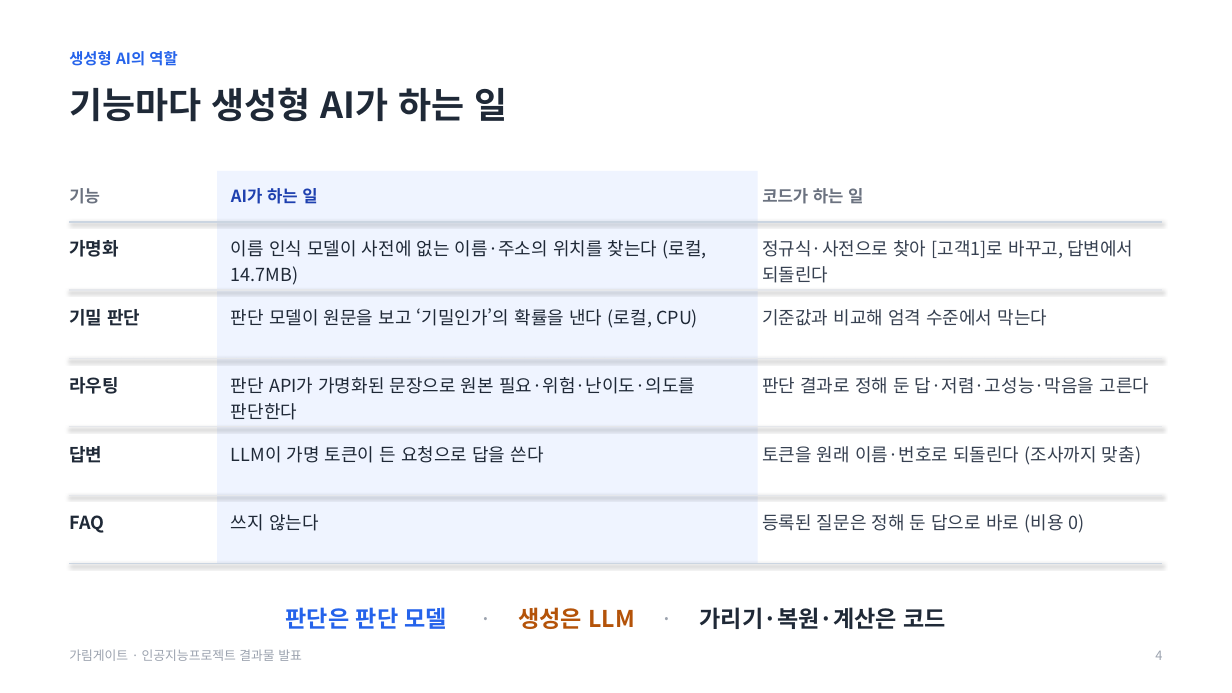
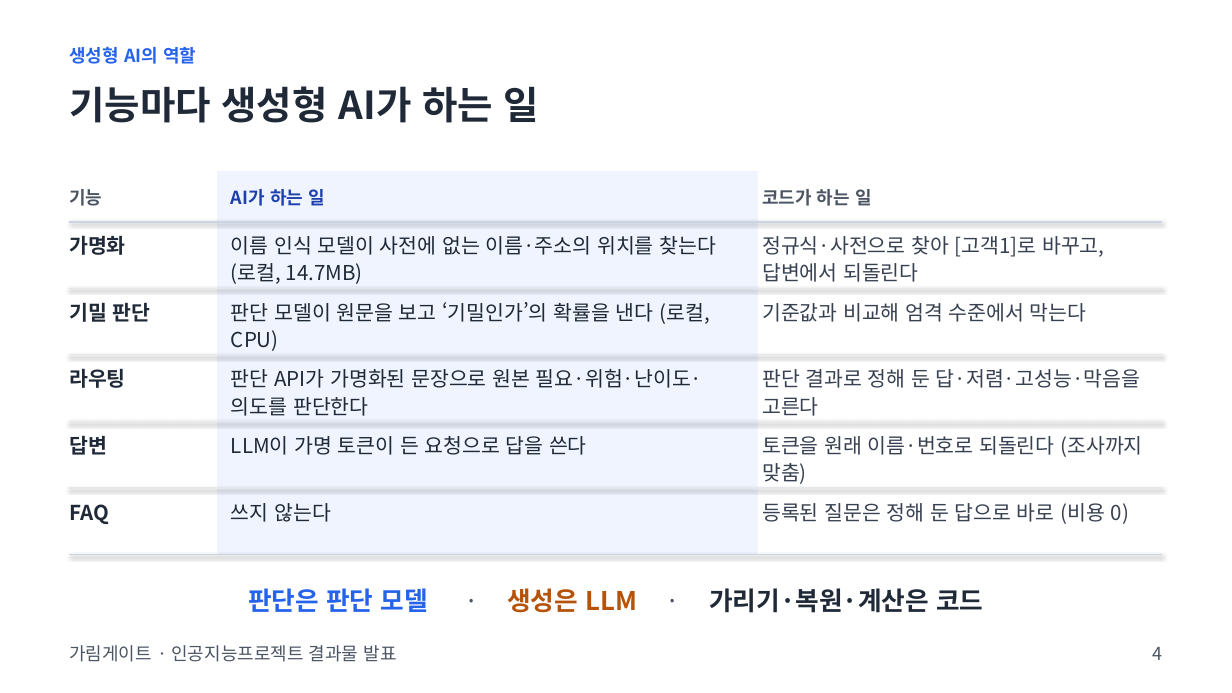
Before and after one commit to baesanggue/ai-gateway, a slide deck: slide 4 of docs/presentation/2026-11-17-garimgate.pptx. Drawn at 1232x693 pixels with LibreOffice and Linux fonts; fonts in the diff are those of the drawing. Boxes give left, top, right and bottom in pixels: in the first picture for what was removed or moved away, otherwise in the second. Text is boxed around its words. In the diff, an @@ line names an element or a change of style, - is before the commit and + after.

```diff
--- a/docs/presentation/2026-11-17-garimgate.pptx
+++ b/docs/presentation/2026-11-17-garimgate.pptx
@@ text "생성형 AI의 역할" at box(69, 47, 196, 64): size 12 to 14 pt @@
@@ text "기능마다 생성형 AI가 하는 일" at box(69, 86, 539, 123): size 28 to 30 pt @@
@@ rectangle: place and size @@
-rectangle at box(217, 171, 758, 564)
+rectangle at box(217, 171, 758, 555)
@@ text "기능" at box(69, 189, 102, 206): size 13 to 14 pt, text colour #6B7280 to #4B5563 @@
@@ text "AI가 하는 일" at box(231, 189, 325, 206): size 13 to 14 pt @@
@@ text "코드가 하는 일" at box(762, 189, 872, 206): size 13 to 14 pt, text colour #6B7280 to #4B5563 @@
@@ 3 texts, 3 lines: place and size @@
-3 texts, 3 lines at box(69, 359, 1163, 495)
+3 texts, 3 lines at box(69, 355, 1163, 488)
@@ size 14 to 16 pt; line spacing 1.2 to 1.1 in 15 elements at box(69, 235, 126, 255), box(231, 236, 716, 284), box(762, 236, 1104, 282), box(69, 302, 151, 322), box(231, 302, 709, 351), box(762, 303, 1087, 322), box(69, 368, 126, 388), box(231, 369, 703, 416), box(762, 369, 1140, 416), box(69, 435, 107, 455), box(231, 436, 587, 455), box(762, 436, 1142, 484), box(69, 504, 109, 524), box(231, 503, 331, 522), box(762, 503, 1129, 524) @@
@@ 6 texts, 1 line: place and size @@
-6 texts, 1 line at box(69, 446, 1163, 564)
+6 texts, 1 line at box(69, 435, 1163, 555)
@@ text "판단은 판단 모델 · 생성은 ...": place and size @@
-text "판단은 판단 모델 · 생성은 ..." at box(286, 607, 947, 629)
+text "판단은 판단 모델 · 생성은 ..." at box(248, 588, 983, 613)
@@ text "판단은 판단 모델 · 생성은 ..." at box(248, 588, 983, 613): size 18 to 20 pt; text colour #9CA3AF to #4B5563 in "· ·" @@
@@ text "가림게이트 · 인공지능프로젝트 결과물 발표" at box(69, 645, 396, 662): size 10 to 14 pt, text colour #9CA3AF to #4B5563 @@
@@ text "4" at box(1152, 647, 1162, 660): size 10 to 14 pt, text colour #9CA3AF to #4B5563 @@
```
Also in this commit, not shown: 8 other slides changed, 1 other file.
